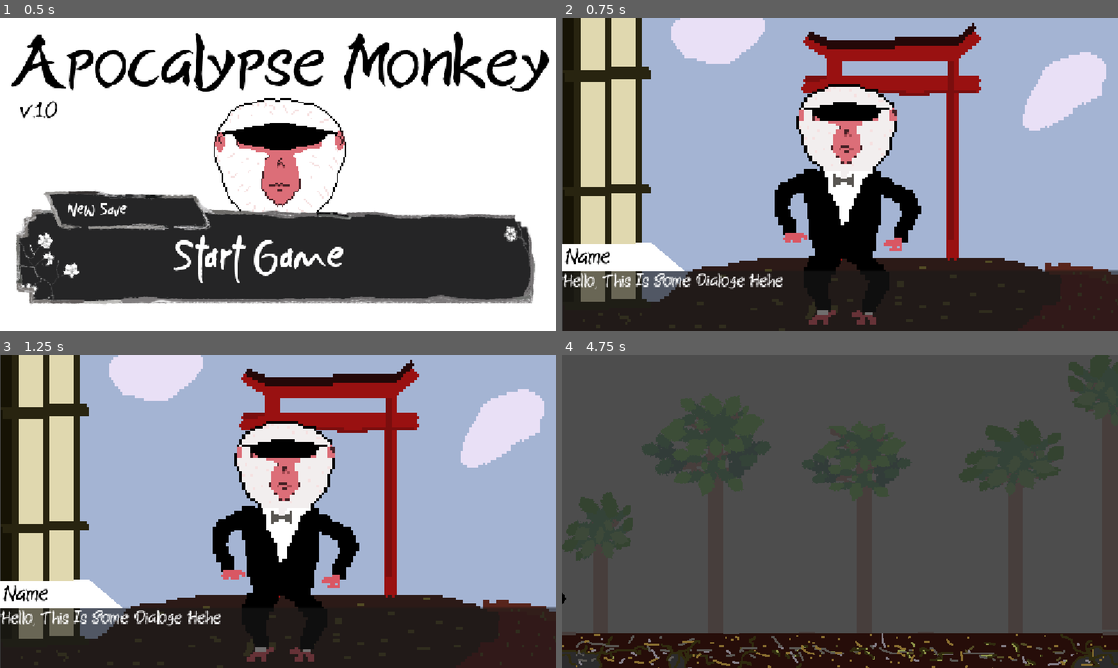
Above: before the commit, frames 1-4 (two rows, left to right).
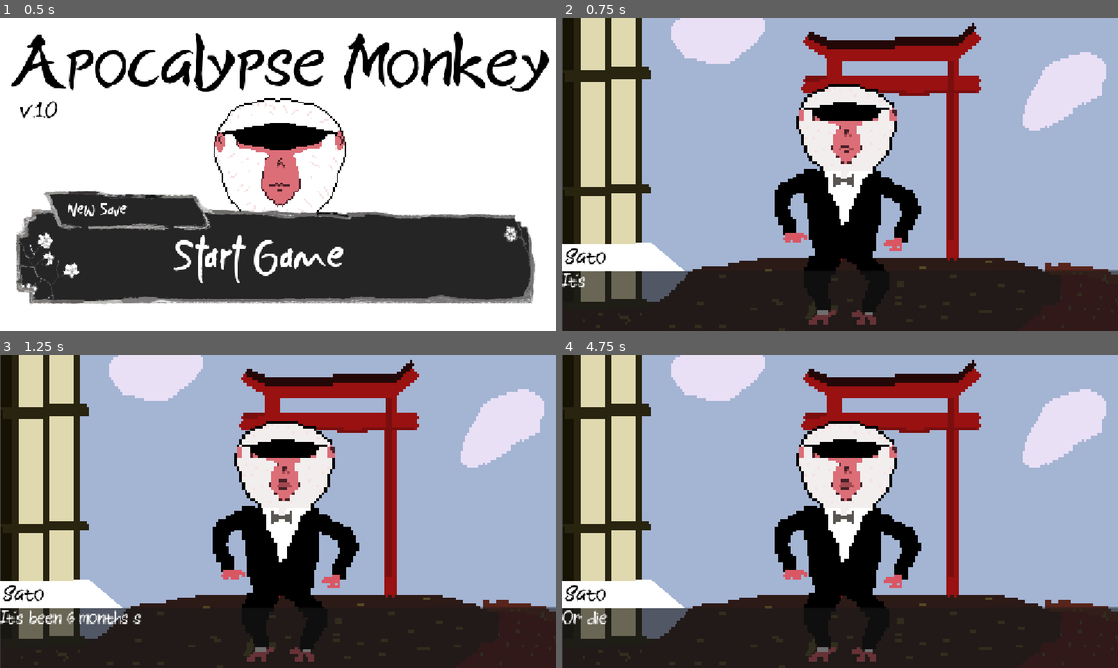
Above: after the commit, the same moments.

Repository: sDANTOSO/apocalypse-monkey
Game: Godot game, scene res://Scenes/main_menu.tscn
Same seed, same stepped clock (60 frames per second), same inputs: the game is played once before the commit and once after it.
Inputs (mouse positions are in pixels of both pictures, inside the frame that each line leads up to):
- Up to frame 1 (0.5 s): no input
- Up to frame 2 (0.75 s): click (834, 246) at 0.5 s
- Up to frame 3 (1.25 s): no input
- Up to frame 4 (4.75 s): tap Enter at 1.25 s; move the mouse to (962, 495) at 1.27 s; press the mouse at (962, 495) at 1.28 s; hold D (right) 1.28-2.78 s; tap Space (jump) at 1.52, 2.27, 3.77, 4.52 s; move the mouse to (728, 527) at 2.02 s; release the mouse at (728, 527) at 2.03 s; click (728, 527) at 2.1 s; move the mouse to (895, 442) at 2.77 s; press the mouse at (895, 442) at 2.78 s; hold A (left) 2.78-3.53 s; tap Alt at 2.85 s; move the mouse to (812, 574) at 3.52 s; release the mouse at (812, 574) at 3.53 s; hold D (right) from 3.53 s (still down); tap Shift at 3.6 s; click (812, 574) at 3.8 s; move the mouse to (1006, 558) at 4.27 s; press the mouse at (1006, 558) at 4.28 s

Frame 1 is identical in both runs. In frame 2, 1.1% of the frame differs, in the area x 0-40%, y 73-87%; in frame 3, 1.3%; in frame 4, 90%, in the area x 0-100%, y 0-100%.
Error before the commit: Invalid access to property or key 'speaker_name' on a base object of type 'Dictionary'. (res://Scripts/node_2d.gd:27)

Commit message:
added anchor points

Diff:
--- a/apocalypse-monkeyy/Recourses/Story/story.json
+++ b/apocalypse-monkeyy/Recourses/Story/story.json
@@ -14,6 +14,13 @@
 	{"speaker": "Sato", "text": "Japan has become a wasteland"},
 	{"speaker": "Sato", "text": "I must find other people who want change."},
 	{"speaker": "Sato", "text": "Who want to stop the apocolypse."},
-	{"speaker": "Sato", "text": "And take down whatever, and whoever is cauing it."}
+	{"speaker": "Sato", "text": "And take down whatever, and whoever is cauing it."},
+	{"goto": "post_choice"},
+
+	{"speaker": "Sato", "text": "If your seeing this, my code didn't work"},
+
+	{"anchor": "post_choice"},
+
+	{"speaker": "Sato", "text": "If your seeing this, my code did work!"},
 
 ]
--- a/apocalypse-monkeyy/Scripts/node_2d.gd
+++ b/apocalypse-monkeyy/Scripts/node_2d.gd
@@ -19,14 +19,45 @@
 		if dialog_index < len(dialog_lines) - 1:
 			dialog_index += 1
 			process_current_line()
-		if dialog_index == 10:
+		else:
+			# reached the true end of the story
 			get_tree().change_scene_to_file("res://Scenes/forest.tscn")
 
 func process_current_line():
 	var line = dialog_lines[dialog_index]
-	current_speaker = line["speaker_name"]
-	dialog_ui.set_line(line["speaker_name"], line["dialog_line"])
+	#check if this is a goto command first
+	if line.has("goto"):
+		var target = get_anchor_position(line["goto"])
+		if target != null:
+			dialog_index = target
+			process_current_line()
+		return
+
+	#check if this is just an anchor declaration
+	if line.has("anchor"):
+		dialog_index += 1
+		process_current_line()
+		return
+	#reading tha line of dialog
+
+
+	current_speaker = line["speaker"]
+	dialog_ui.set_line(line["speaker"], line["text"])
 	character_Test.change_character(current_speaker, true)
+
+
+
+func get_anchor_position(anchor:String):
+	# find entry with matching name
+	for i in range(dialog_lines.size()):
+		if dialog_lines[i].has("anchor") and dialog_lines[i]["anchor"] == anchor:
+			return i
+
+	#if we get here the anchor wasnt found
+	printerr("ERROR: I couldnt find it" + anchor + "")
+	return null
+
+
 
 func _on_finished_typing():
 	character_Test.change_character(current_speaker, false)
